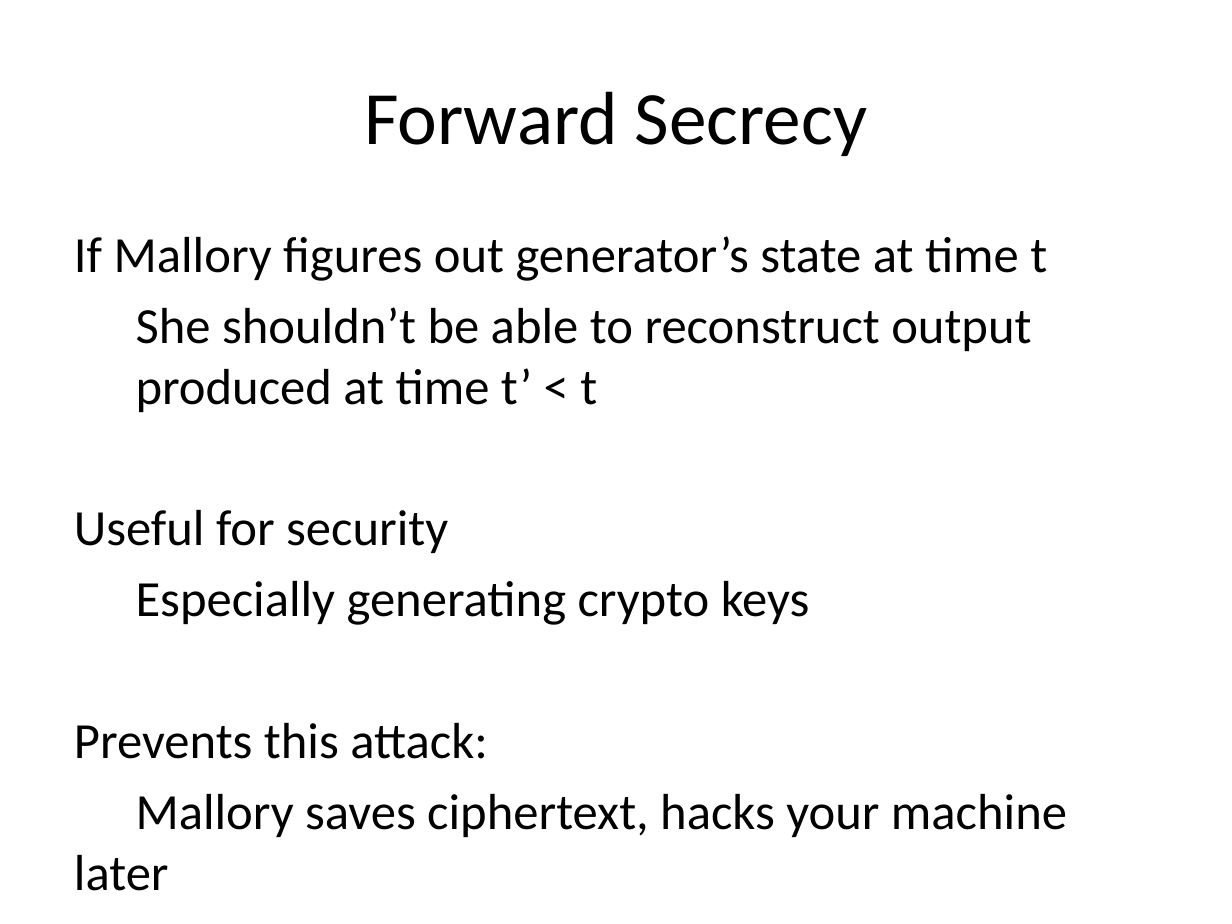
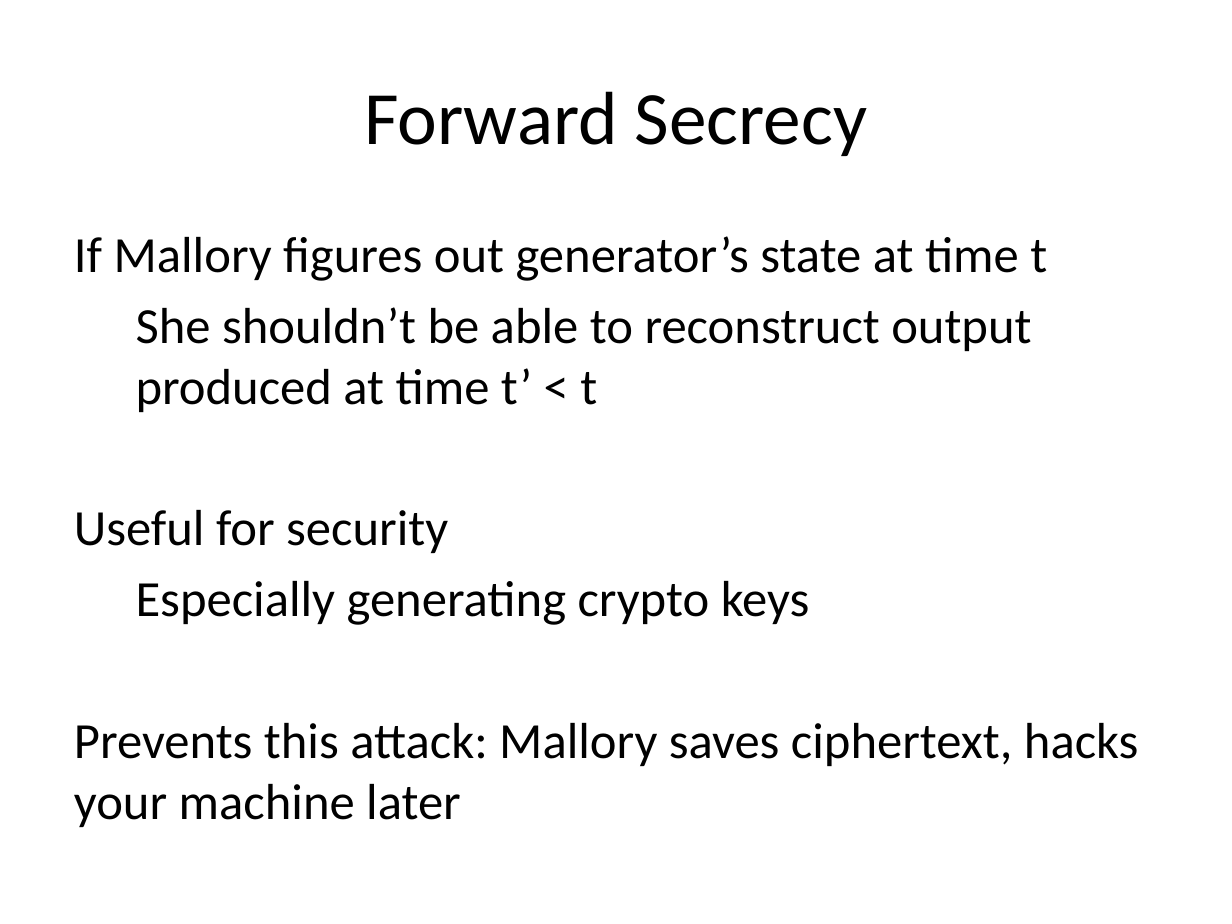
Before and after one commit to noise-lab/security-course, a slide deck: slide 34 of fall2016/lectures/3-Integrity-PRF.pptx. Drawn at 1232x924 pixels with LibreOffice and Linux fonts; fonts in the diff are those of the drawing. Boxes give left, top, right and bottom in pixels: in the first picture for what was removed or moved away, otherwise in the second. Text is boxed around its words. In the diff, an @@ line names an element or a change of style, - is before the commit and + after.

```diff
--- a/fall2016/lectures/3-Integrity-PRF.pptx
+++ b/fall2016/lectures/3-Integrity-PRF.pptx
@@ text at [74, 723, 1139, 827]: text changed @@
-Prevents this attack:
-Mallory saves ciphertext, hacks your machine later
+Prevents this attack: Mallory saves ciphertext, hacks your machine later
```
Also in this commit, not shown: 20 other slides changed, 3 other files.
